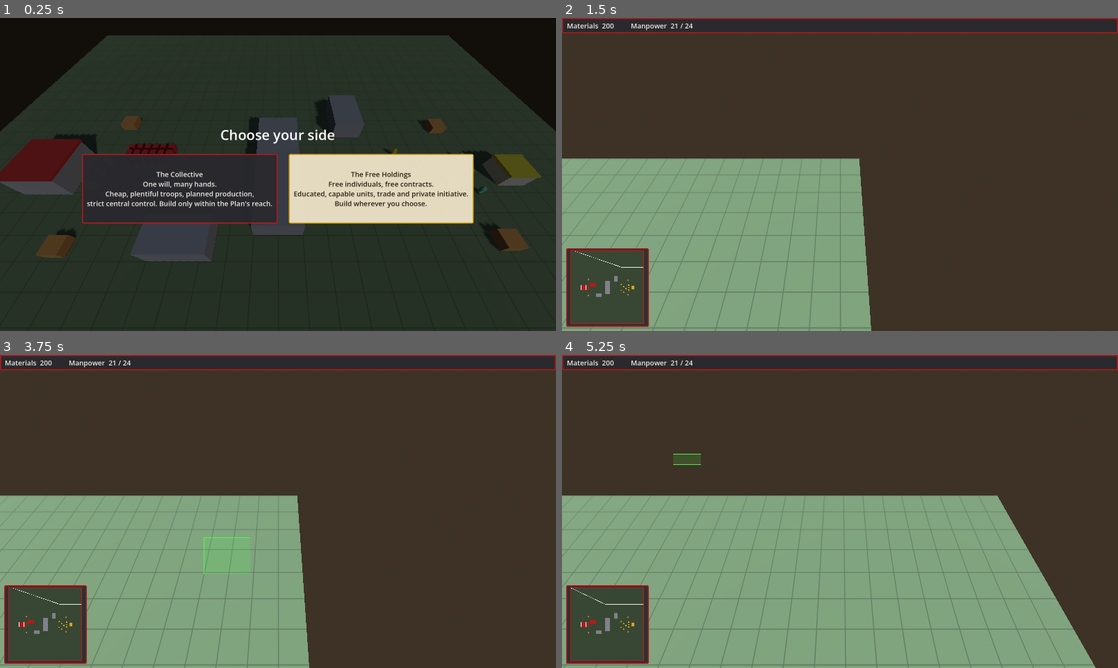
Above: before the commit, frames 1-4 (two rows, left to right).
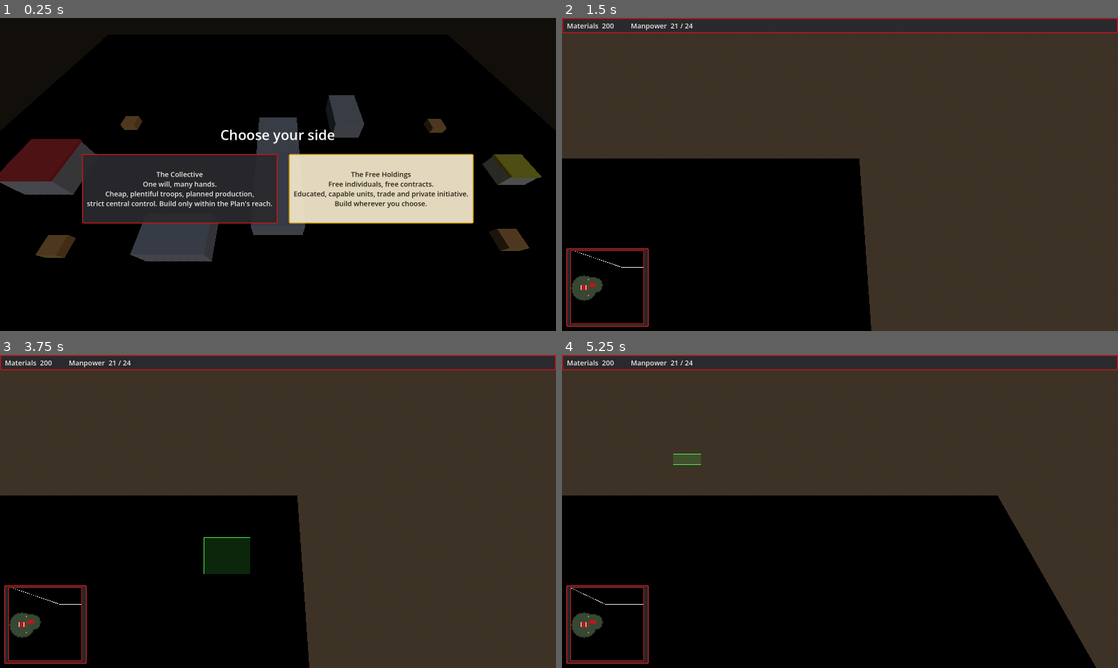
Above: after the commit, the same moments.

Repository: zhqgitc/rtsGameSpike
Game: Godot game, scene res://scenes/main.tscn
The game is run twice, just before and just after one commit, with the same random seed, the same clock (stepped at 60 frames per second) and the same inputs.
Inputs (mouse positions are in pixels of both pictures, inside the frame that each line leads up to):
- Up to frame 1 (0.25 s): no input
- Up to frame 2 (1.5 s): click "The Collective One will, many…" at 0.5 s; tap Enter at 1.25 s; drag from (606, 287) to (895, 105) at 1.27 s
- Up to frame 3 (3.75 s): tap Space at 2 s; drag from (166, 527) to (250, 574) at 2.02 s; move the mouse to (333, 442) at 2.77 s; hold D 2.78-3.5 s; tap 1 at 2.85 s; tap Enter at 3.5 s; drag from (250, 574) to (111, 464) at 3.52 s
- Up to frame 4 (5.25 s): move the mouse to (1006, 558) at 4.27 s; hold A 4.28-5 s; tap 1 at 4.35 s; drag from (673, 464) to (756, 433) at 5.02 s

The runs differ from the first frame. In frame 1, 64% of the frame differs, in the area x 0-100%, y 5-100%; in frame 2, 29%; in frame 3, 29%; in frame 4, 47%.

Commit message:
M6: fog of war
FogOfWar keeps a 2 m grid of unexplored/explored/visible cells for the player, recomputed 10 times a second from the sight ranges of the player's units and buildings (sight_range added to UnitDef and BuildingDef and every data file). FogPresenter draws a soft dark overlay on the terrain, hides enemy units outside sight, and hides enemy buildings, deposits and walls until explored; explored-but-unseen enemy buildings stay dimmed. The minimap hides and fogs the same things, hidden units cannot be clicked, and buildings can only be placed on explored ground.

Co-Authored-By: Claude Sonnet 5.5 <noreply@anthropic.com>

Diff:
--- a/data/buildings/collectivist_barracks.tres
+++ b/data/buildings/collectivist_barracks.tres
@@ -5,6 +5,7 @@
 
 [resource]
 script = ExtResource("1")
+sight_range = 12.0
 id = &"collectivist_barracks"
 display_name = "Conscription Office"
 faction = &"collectivists"
--- a/data/buildings/collectivist_housing.tres
+++ b/data/buildings/collectivist_housing.tres
@@ -4,6 +4,7 @@
 
 [resource]
 script = ExtResource("1")
+sight_range = 10.0
 id = &"collectivist_housing"
 display_name = "Dormitory Block"
 faction = &"collectivists"
--- a/data/buildings/collectivist_hq.tres
+++ b/data/buildings/collectivist_hq.tres
@@ -5,6 +5,7 @@
 
 [resource]
 script = ExtResource("1")
+sight_range = 22.0
 id = &"collectivist_hq"
 display_name = "Central Committee Block"
 faction = &"collectivists"
--- a/data/buildings/libertarian_hq.tres
+++ b/data/buildings/libertarian_hq.tres
@@ -5,6 +5,7 @@
 
 [resource]
 script = ExtResource("1")
+sight_range = 18.0
 id = &"libertarian_hq"
 display_name = "Trading Post"
 faction = &"libertarians"
--- a/data/buildings/libertarian_market.tres
+++ b/data/buildings/libertarian_market.tres
@@ -4,6 +4,7 @@
 
 [resource]
 script = ExtResource("1")
+sight_range = 10.0
 id = &"libertarian_market"
 display_name = "Market"
 faction = &"libertarians"
--- a/data/buildings/libertarian_militia.tres
+++ b/data/buildings/libertarian_militia.tres
@@ -6,6 +6,7 @@
 
 [resource]
 script = ExtResource("1")
+sight_range = 12.0
 id = &"libertarian_militia"
 display_name = "Militia Hall"
 faction = &"libertarians"
--- a/data/buildings/libertarian_workshop.tres
+++ b/data/buildings/libertarian_workshop.tres
@@ -4,6 +4,7 @@
 
 [resource]
 script = ExtResource("1")
+sight_range = 10.0
 id = &"libertarian_workshop"
 display_name = "Apprentice Workshop"
 faction = &"libertarians"
--- a/data/units/collectivist_conscript.tres
+++ b/data/units/collectivist_conscript.tres
@@ -4,6 +4,7 @@
 
 [resource]
 script = ExtResource("1")
+sight_range = 12.0
 id = &"collectivist_conscript"
 display_name = "Conscript"
 faction = &"collectivists"
--- a/data/units/collectivist_laborer.tres
+++ b/data/units/collectivist_laborer.tres
@@ -7,6 +7,7 @@
 
 [resource]
 script = ExtResource("1")
+sight_range = 9.0
 id = &"collectivist_laborer"
 display_name = "Laborer"
 faction = &"collectivists"
--- a/data/units/libertarian_freeholder.tres
+++ b/data/units/libertarian_freeholder.tres
@@ -6,6 +6,7 @@
 
 [resource]
 script = ExtResource("1")
+sight_range = 18.0
 id = &"libertarian_freeholder"
 display_name = "Freeholder"
 faction = &"libertarians"
--- a/data/units/libertarian_prospector.tres
+++ b/data/units/libertarian_prospector.tres
@@ -8,6 +8,7 @@
 
 [resource]
 script = ExtResource("1")
+sight_range = 10.0
 id = &"libertarian_prospector"
 display_name = "Prospector"
 faction = &"libertarians"
--- a/data/units/libertarian_volunteer.tres
+++ b/data/units/libertarian_volunteer.tres
@@ -4,6 +4,7 @@
 
 [resource]
 script = ExtResource("1")
+sight_range = 15.0
 id = &"libertarian_volunteer"
 display_name = "Volunteer"
 faction = &"libertarians"
--- a/scenes/main.tscn
+++ b/scenes/main.tscn
@@ -9,6 +9,8 @@
 [ext_resource type="Script" path="res://scripts/sim/session.gd" id="9"]
 [ext_resource type="Script" path="res://scripts/ui/hud/hud.gd" id="10"]
 [ext_resource type="Script" path="res://scripts/ui/hud/faction_picker.gd" id="11"]
+[ext_resource type="Script" path="res://scripts/sim/fog_of_war.gd" id="12"]
+[ext_resource type="Script" path="res://scripts/world/fog_presenter.gd" id="13"]
 
 [sub_resource type="ProceduralSkyMaterial" id="sky_mat"]
 
@@ -37,6 +39,12 @@
 [node name="Terrain" type="NavigationRegion3D" parent="."]
 script = ExtResource("2")
 
+[node name="Fog" type="Node" parent="."]
+script = ExtResource("12")
+
+[node name="FogPresenter" type="Node3D" parent="."]
+script = ExtResource("13")
+
 [node name="SelectionController" type="Node" parent="."]
 script = ExtResource("4")
 
--- a/scripts/main.gd
+++ b/scripts/main.gd
@@ -62,6 +62,7 @@
 	var bar := HealthBar.new()
 	unit.add_child(bar)
 	bar.attach(unit)
+	($FogPresenter as FogPresenter).apply_to_unit(unit)
 
 
 ## Start the view on the chosen faction's HQ.
--- a/scripts/sim/building.gd
+++ b/scripts/sim/building.gd
@@ -43,6 +43,7 @@
 var _body_material: StandardMaterial3D
 var _selection_marker: MeshInstance3D
 var _income_accumulator: Dictionary = {}
+var _remembered: bool = false
 
 
 func setup(building_def: BuildingDef) -> void:
@@ -72,6 +73,21 @@
 		completed.emit(self)
 	else:
 		_update_construction_visual()
+
+
+## Fog of war: an explored-but-unseen enemy building is shown dimmed, as last seen.
+func set_remembered(remembered: bool) -> void:
+	if _body == null or remembered == _remembered:
+		return
+	_remembered = remembered
+	var dim: StandardMaterial3D = null
+	if remembered:
+		dim = StandardMaterial3D.new()
+		dim.albedo_color = Color(0, 0, 0, 0.5)
+		dim.transparency = BaseMaterial3D.TRANSPARENCY_ALPHA
+		dim.shading_mode = BaseMaterial3D.SHADING_MODE_UNSHADED
+	_body.material_overlay = dim
+	_roof.material_overlay = dim
 
 
 func progress_fraction() -> float:
--- a/scripts/sim/building_def.gd
+++ b/scripts/sim/building_def.gd
@@ -10,6 +10,10 @@
 @export var is_hq: bool = false
 ## Resource ids this building accepts deliveries of (empty = not a drop-off).
 @export var drop_off_resources: Array[StringName] = []
+
+@export_group("Senses")
+## How far this building sees once finished (reveals fog of war).
+@export var sight_range: float = 12.0
 
 @export_group("Construction")
 ## Resource id -> amount, paid when the building is placed.
--- /dev/null
+++ b/scripts/sim/fog_of_war.gd
@@ -0,0 +1,140 @@
+class_name FogOfWar
+extends Node
+## What the player can see. The map is split into square cells, each either
+## unexplored, explored (seen before, not in sight now) or visible (inside the
+## sight range of one of the player's units or buildings). Recomputed ten times
+## a second from the player's units and buildings. Pure data: the look of the
+## fog lives in FogPresenter and the minimap, which read this.
+
+signal updated
+
+enum State { UNEXPLORED, EXPLORED, VISIBLE }
+
+const GROUP := &"fog"
+const CELL_SIZE := 2.0
+## Simulation ticks between recomputations (60 ticks per second).
+const UPDATE_EVERY_TICKS := 6
+## Sight of a building that is still a construction site.
+const SITE_SIGHT := 6.0
+const ALPHA_UNEXPLORED := 255
+const ALPHA_EXPLORED := 140
+const ALPHA_VISIBLE := 0
+
+## Black overlay whose alpha encodes the fog (one pixel per cell). Used for the
+## terrain overlay and the minimap.
+var overlay_texture: ImageTexture
+var cols: int = 0
+var rows: int = 0
+
+var _map_size: Vector2 = Vector2(128, 128)
+var _faction: StringName = &""
+var _states: PackedByteArray = PackedByteArray()
+var _ticks: int = 0
+
+
+func _ready() -> void:
+	add_to_group(GROUP)
+	var terrain := get_node("../Terrain") as Terrain
+	_map_size = terrain.map_size
+	cols = ceili(_map_size.x / CELL_SIZE)
+	rows = ceili(_map_size.y / CELL_SIZE)
+	_states.resize(cols * rows)
+	_states.fill(State.UNEXPLORED)
+	var image := Image.create(cols, rows, false, Image.FORMAT_RGBA8)
+	image.fill(Color(0, 0, 0, 1))
+	overlay_texture = ImageTexture.create_from_image(image)
+	(get_node("../Session") as Session).faction_chosen.connect(_on_faction_chosen)
+
+
+func _physics_process(_delta: float) -> void:
+	if _faction == &"":
+		return
+	_ticks += 1
+	if _ticks >= UPDATE_EVERY_TICKS:
+		_ticks = 0
+		recompute()
+
+
+func state_at(world: Vector3) -> int:
+	return _states[_index_of(world)]
+
+
+func is_visible_at(world: Vector3) -> bool:
+	return state_at(world) == State.VISIBLE
+
+
+func is_explored_at(world: Vector3) -> bool:
+	return state_at(world) != State.UNEXPLORED
+
+
+## The best state among the cells a ground rectangle (x, z) touches.
+func best_state_in(rect: Rect2) -> int:
+	var best: int = State.UNEXPLORED
+	var first := _cell_of(rect.position)
+	var last := _cell_of(rect.end)
+	for row in range(first.y, last.y + 1):
+		for col in range(first.x, last.x + 1):
+			best = maxi(best, _states[row * cols + col])
+	return best
+
+
+## Recompute the visible area from the player's units and buildings.
+func recompute() -> void:
+	for i in _states.size():
+		if _states[i] == State.VISIBLE:
+			_states[i] = State.EXPLORED
+	for node in get_tree().get_nodes_in_group(Unit.GROUP):
+		var unit := node as Unit
+		if unit != null and unit.def.faction == _faction:
+			_reveal(unit.global_position, unit.def.sight_range)
+	for node in get_tree().get_nodes_in_group(Building.GROUP):
+		var building := node as Building
+		if building != null and building.def.faction == _faction:
+			_reveal(building.global_position, building.def.sight_range if building.complete else SITE_SIGHT)
+	_refresh_texture()
+	updated.emit()
+
+
+func _on_faction_chosen(faction: StringName) -> void:
+	_faction = faction
+	recompute()
+
+
+func _reveal(center: Vector3, sight: float) -> void:
+	var middle := _cell_of(Vector2(center.x, center.z))
+	var reach := ceili(sight / CELL_SIZE)
+	var limit := sight * sight
+	for dz in range(-reach, reach + 1):
+		var row := middle.y + dz
+		if row < 0 or row >= rows:
+			continue
+		for dx in range(-reach, reach + 1):
+			var col := middle.x + dx
+			if col < 0 or col >= cols:
+				continue
+			if float(dx * dx + dz * dz) * CELL_SIZE * CELL_SIZE <= limit:
+				_states[row * cols + col] = State.VISIBLE
+
+
+func _refresh_texture() -> void:
+	var bytes := PackedByteArray()
+	bytes.resize(cols * rows * 4)
+	for i in _states.size():
+		var alpha := ALPHA_UNEXPLORED
+		if _states[i] == State.VISIBLE:
+			alpha = ALPHA_VISIBLE
+		elif _states[i] == State.EXPLORED:
+			alpha = ALPHA_EXPLORED
+		bytes[i * 4 + 3] = alpha
+	overlay_texture.update(Image.create_from_data(cols, rows, false, Image.FORMAT_RGBA8, bytes))
+
+
+func _cell_of(ground: Vector2) -> Vector2i:
+	var col := clampi(floori((ground.x + _map_size.x * 0.5) / CELL_SIZE), 0, cols - 1)
+	var row := clampi(floori((ground.y + _map_size.y * 0.5) / CELL_SIZE), 0, rows - 1)
+	return Vector2i(col, row)
+
+
+func _index_of(world: Vector3) -> int:
+	var cell := _cell_of(Vector2(world.x, world.z))
+	return cell.y * cols + cell.x
--- a/scripts/sim/placement.gd
+++ b/scripts/sim/placement.gd
@@ -11,6 +11,10 @@
 static func check(tree: SceneTree, def: BuildingDef, pos: Vector3) -> String:
 	var half := Vector2(def.size.x, def.size.z) * 0.5
 	var rect := Rect2(Vector2(pos.x, pos.z) - half, half * 2.0).grow(MARGIN)
+
+	var fog := tree.get_first_node_in_group(FogOfWar.GROUP) as FogOfWar
+	if fog != null and not fog.is_explored_at(pos):
+		return "Unexplored area"
 
 	var terrain := tree.get_first_node_in_group(Terrain.GROUP) as Terrain
 	if terrain != null:
--- a/scripts/sim/unit_def.gd
+++ b/scripts/sim/unit_def.gd
@@ -25,6 +25,11 @@
 ## Below this share of max health the unit stops fighting and flees.
 ## 0 = never retreats (Collectivist obedience).
 @export_range(0.0, 1.0) var retreat_health_fraction: float = 0.0
+
+@export_group("Senses")
+## How far this unit sees (reveals fog of war). Combat units should see at
+## least as far as they acquire targets.
+@export var sight_range: float = 14.0
 
 @export_group("Harvesting")
 ## 0 = cannot harvest.
--- a/scripts/ui/hud/hud.gd
+++ b/scripts/ui/hud/hud.gd
@@ -131,7 +131,7 @@
 	var minimap := Minimap.new()
 	panel.add_child(minimap)
 	add_child(panel)
-	minimap.setup(get_node("../Terrain"), get_node("../RTSCamera"), _selection, _faction)
+	minimap.setup(get_node("../Terrain"), get_node("../RTSCamera"), _selection, get_node("../Fog"), _faction)
 
 
 func _make_queue_slot() -> Dictionary:
--- a/scripts/ui/hud/minimap.gd
+++ b/scripts/ui/hud/minimap.gd
@@ -11,6 +11,7 @@
 const DEPOSIT_COLOR := Color(0.7, 0.48, 0.22)
 
 var _terrain: Terrain
+var _fog: FogOfWar
 var _rig: RTSCamera
 var _selection: SelectionController
 var _player_faction: StringName = &""
@@ -18,8 +19,9 @@
 var _since_refresh: float = 0.0
 
 
-func setup(terrain: Terrain, rig: RTSCamera, selection: SelectionController, player_faction: StringName) -> void:
+func setup(terrain: Terrain, rig: RTSCamera, selection: SelectionController, fog: FogOfWar, player_faction: StringName) -> void:
 	_terrain = terrain
+	_fog = fog
 	_rig = rig
 	_selection = selection
 	_player_faction = player_faction
@@ -80,19 +82,22 @@
 		return
 	draw_rect(Rect2(Vector2.ZERO, size), GROUND_COLOR, true)
 	for obstacle in _terrain.obstacles:
-		draw_rect(_rect_to_map(obstacle), OBSTACLE_COLOR, true)
+		if _fog.best_state_in(obstacle) != FogOfWar.State.UNEXPLORED:
+			draw_rect(_rect_to_map(obstacle), OBSTACLE_COLOR, true)
 	for node in get_tree().get_nodes_in_group(ResourceNode.GROUP):
 		var deposit := node as ResourceNode
-		if deposit != null:
+		if deposit != null and _fog.is_explored_at(deposit.global_position):
 			draw_rect(Rect2(_to_map(deposit.global_position) - Vector2(2, 2), Vector2(4, 4)), DEPOSIT_COLOR, true)
 	for node in get_tree().get_nodes_in_group(Building.GROUP):
 		var building := node as Building
-		if building != null:
+		if building != null and building.visible:
 			_draw_building(building)
 	for node in get_tree().get_nodes_in_group(Unit.GROUP):
 		var unit := node as Unit
-		if unit != null:
+		if unit != null and unit.visible:
 			_draw_unit(unit)
+	# Fog of war on top of the marks, then the view outline.
+	draw_texture_rect(_fog.overlay_texture, Rect2(Vector2.ZERO, size), false)
 	_draw_view_outline()
 	draw_rect(Rect2(Vector2.ZERO, size), HudStyle.palette(_player_faction)["border"], false, 2.0)
 
--- a/scripts/ui/selection_controller.gd
+++ b/scripts/ui/selection_controller.gd
@@ -70,6 +70,8 @@
 			continue
 		if not include_enemies and not _is_mine(unit.def.faction):
 			continue
+		if not unit.visible: ## Hidden by the fog of war.
+			continue
 		if _screen_rect(cam, unit).has_point(point):
 			var dist := cam.global_position.distance_squared_to(unit.global_position)
 			if dist < best_dist:
--- /dev/null
+++ b/scripts/world/fog_presenter.gd
@@ -0,0 +1,71 @@
+class_name FogPresenter
+extends Node3D
+## Draws the fog of war in the 3D world: a dark overlay on the terrain, enemy
+## units hidden outside sight, and enemy buildings, deposits and walls hidden
+## until explored (explored-but-unseen buildings stay, dimmed). The player's
+## own things are always shown.
+
+const OVERLAY_HEIGHT := 0.06
+
+var _fog: FogOfWar
+var _terrain: Terrain
+var _session: Session
+
+
+func _ready() -> void:
+	_fog = get_node("../Fog")
+	_terrain = get_node("../Terrain")
+	_session = get_node("../Session")
+	_build_overlay()
+	_fog.updated.connect(apply)
+
+
+## Apply the current fog to every unit, building, deposit and wall.
+func apply() -> void:
+	for node in get_tree().get_nodes_in_group(Unit.GROUP):
+		apply_to_unit(node as Unit)
+	for node in get_tree().get_nodes_in_group(Building.GROUP):
+		_apply_to_building(node as Building)
+	for node in get_tree().get_nodes_in_group(ResourceNode.GROUP):
+		var deposit := node as ResourceNode
+		if deposit != null:
+			deposit.visible = _fog.is_explored_at(deposit.global_position)
+	for i in _terrain.obstacle_meshes.size():
+		_terrain.obstacle_meshes[i].visible = _fog.best_state_in(_terrain.obstacles[i]) != FogOfWar.State.UNEXPLORED
+
+
+## Used for units that have just been created, so an enemy unit does not
+## flash into view before the next update.
+func apply_to_unit(unit: Unit) -> void:
+	if unit == null:
+		return
+	unit.visible = unit.def.faction == _session.player_faction or _fog.is_visible_at(unit.global_position)
+
+
+func _apply_to_building(building: Building) -> void:
+	if building == null:
+		return
+	if building.def.faction == _session.player_faction:
+		building.visible = true
+		building.set_remembered(false)
+		return
+	var state := _fog.best_state_in(building.footprint())
+	building.visible = state != FogOfWar.State.UNEXPLORED
+	building.set_remembered(state == FogOfWar.State.EXPLORED)
+
+
+func _build_overlay() -> void:
+	var plane := PlaneMesh.new()
+	plane.size = _terrain.map_size
+	var material := StandardMaterial3D.new()
+	material.albedo_texture = _fog.overlay_texture
+	material.transparency = BaseMaterial3D.TRANSPARENCY_ALPHA
+	material.shading_mode = BaseMaterial3D.SHADING_MODE_UNSHADED
+	material.texture_filter = BaseMaterial3D.TEXTURE_FILTER_LINEAR
+	material.texture_repeat = false
+	var overlay := MeshInstance3D.new()
+	overlay.mesh = plane
+	overlay.material_override = material
+	overlay.cast_shadow = GeometryInstance3D.SHADOW_CASTING_SETTING_OFF
+	overlay.position.y = OVERLAY_HEIGHT
+	add_child(overlay)
--- a/scripts/world/terrain.gd
+++ b/scripts/world/terrain.gd
@@ -17,6 +17,10 @@
 	Rect2(12, -20, 6, 10),
 ]
 @export var obstacle_height: float = 4.0
+
+## The visible block for each entry of `obstacles` (same order), so the fog of
+## war can hide walls the player has not explored yet.
+var obstacle_meshes: Array[MeshInstance3D] = []
 
 var _rebake_pending: bool = false
 
@@ -40,6 +44,7 @@
 		block.material_override = concrete
 		block.position = Vector3(rect.position.x + rect.size.x * 0.5, obstacle_height * 0.5, rect.position.y + rect.size.y * 0.5)
 		add_child(block)
+		obstacle_meshes.append(block)
 		var block_body := StaticBody3D.new()
 		var block_shape := CollisionShape3D.new()
 		var block_box := BoxShape3D.new()
Not shown: 1 places in scenes/main.tscn that only renumber resources
Not shown, added: scripts/sim/fog_of_war.gd.uid
Not shown, added: scripts/world/fog_presenter.gd.uid
Not shown, changed: PLAN.md
